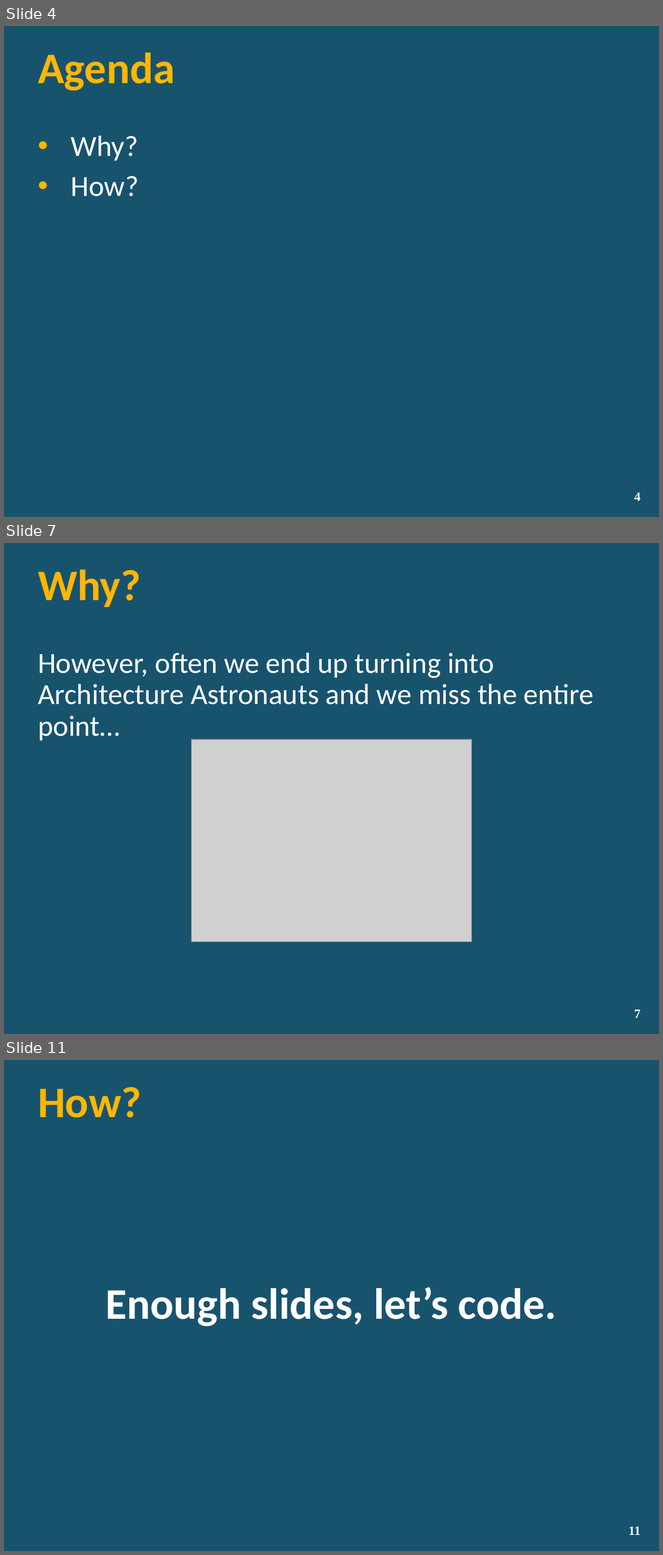
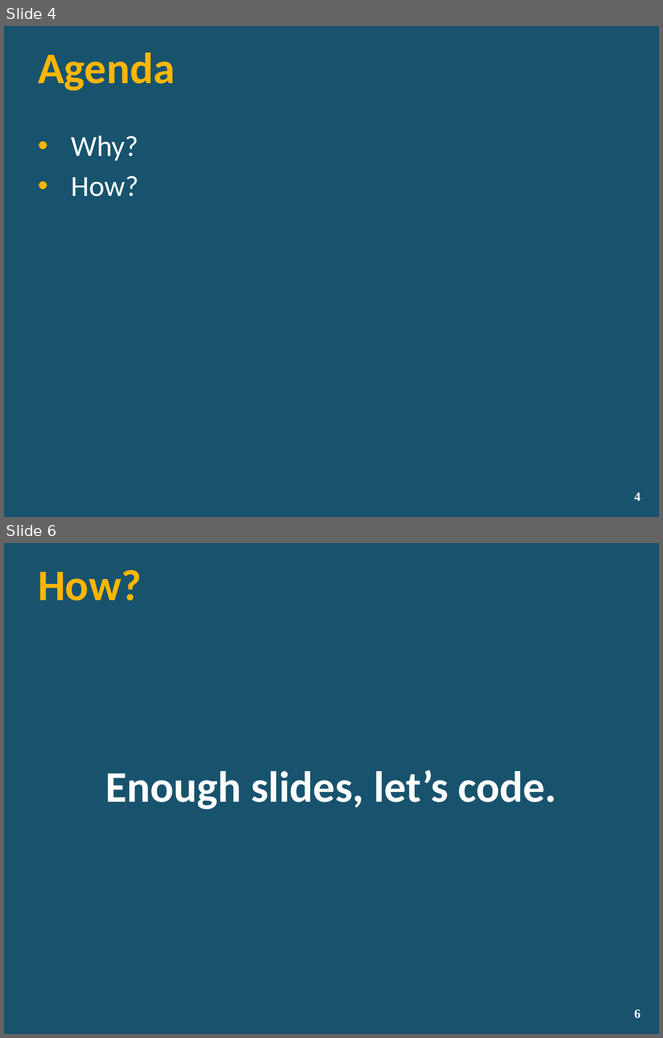
Before and after one commit to lozanotek/RefreshWithNuGet, a slide deck: slides/RefreshWithNuGet.pptx. Shown one above the other, each under a label of ours: slides 4, 7 and 11 before the commit, slides 4 and 6 after it; the slides between them are not shown. The pictures are 663x1555 and 663x1038 pixels, drawn with LibreOffice and Linux fonts; fonts in the diff are those of the drawing; grey boxes stand for pictures; background and template pictures are left out. Boxes give left, top, right and bottom in pixels: in the first picture for what was removed or moved away, otherwise in the second. Text is boxed around its words. In the diff, an @@ line names an element or a change of style, - is before the commit and + after.

```diff
--- a/slides/RefreshWithNuGet.pptx
+++ b/slides/RefreshWithNuGet.pptx
@@ slide 7 removed at [4,543,659,1034], background picture (left out) @@
@@ title removed at [38,570,141,607] @@
-Why?
@@ text removed at [38,653,594,741] @@
-However, often we end up turning into Architecture Astronauts and we miss the entire point…
@@ picture removed at [191,740,472,942] @@
@@ page number removed at [634,1010,640,1018] @@
-7
@@ what was slide 11 is now slide 6 @@
@@ page number at [634,1009,640,1019]: text changed @@
-11
+6
```
Also in this commit, not shown: 1 slide changed, 4 other slides removed.
